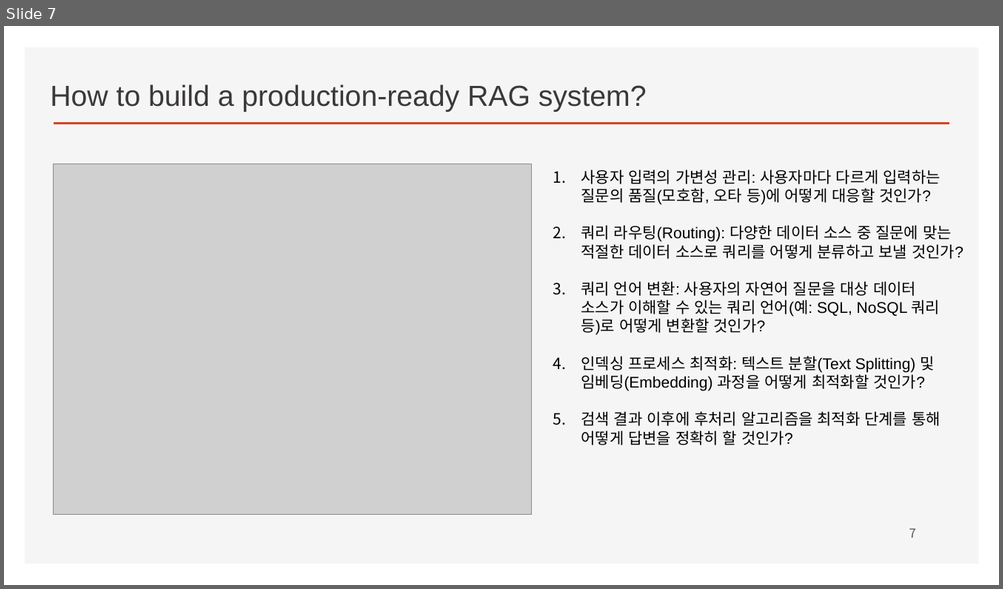
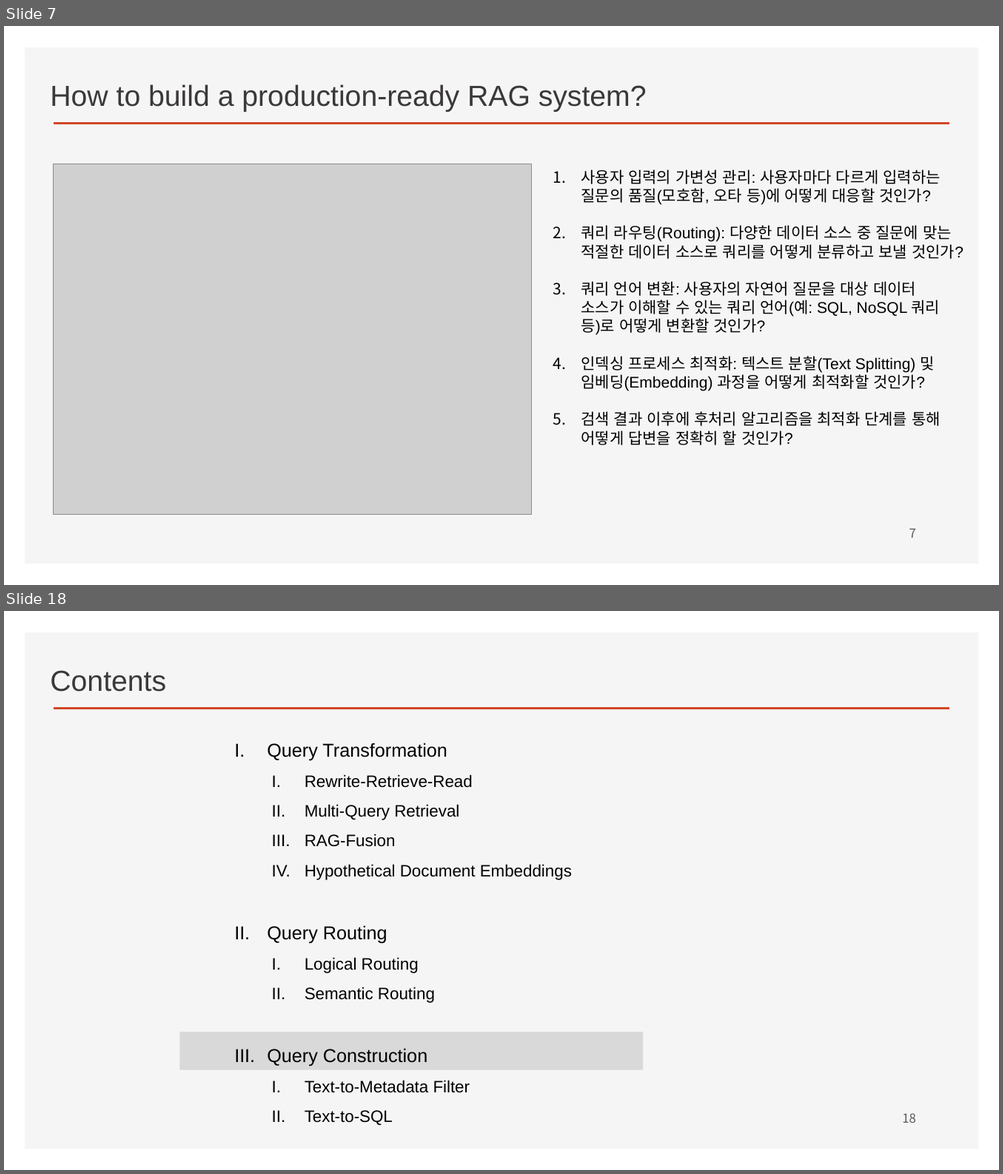
Before and after one commit to ancestor9/2026_Fall_Learning-Langchain-AI-Agent, a slide deck: CHAPTER 3 RAG Part II_Chatting with Your Data.pptx. Shown one above the other, each under a label of ours: slide 7 before the commit, slides 7 and 18 after it; the slides between them are not shown. The pictures are 1003x589 and 1003x1174 pixels, drawn with LibreOffice and Linux fonts; fonts in the diff are those of the drawing; grey boxes stand for pictures; background and template pictures are left out. Boxes give left, top, right and bottom in pixels: in the first picture for what was removed or moved away, otherwise in the second. Text is boxed around its words. In the diff, an @@ line names an element or a change of style, - is before the commit and + after.

```diff
--- a/CHAPTER 3 RAG Part II_Chatting with Your Data.pptx
+++ b/CHAPTER 3 RAG Part II_Chatting with Your Data.pptx
@@ slide 18 added at [4, 611, 999, 1170], background #FFFFFF; not listed: 2 template elements that a slide beside it also shows @@
@@ text added at [50, 670, 166, 692], 28 pt, text #3B3838 @@
+Contents
@@ text added at [267, 743, 572, 1126], 16 pt, text #000000 @@
+I. Query Transformation
+  I. Rewrite-Retrieve-Read
+  II. Multi-Query Retrieval
+  III. RAG-Fusion
+  IV. Hypothetical Document Embeddings
+II. Query Routing
+  I. Logical Routing
+  II. Semantic Routing
+III. Query Construction
+  I. Text-to-Metadata Filter
+  II. Text-to-SQL
@@ rectangle added at [179, 1033, 643, 1071], fill #D9D9D9 @@
@@ page number added at [902, 1113, 916, 1123], 12 pt, text #595959 @@
+18
```
Also in this commit, not shown: 3 slides changed, 8 other slides added, 1 slide removed.
